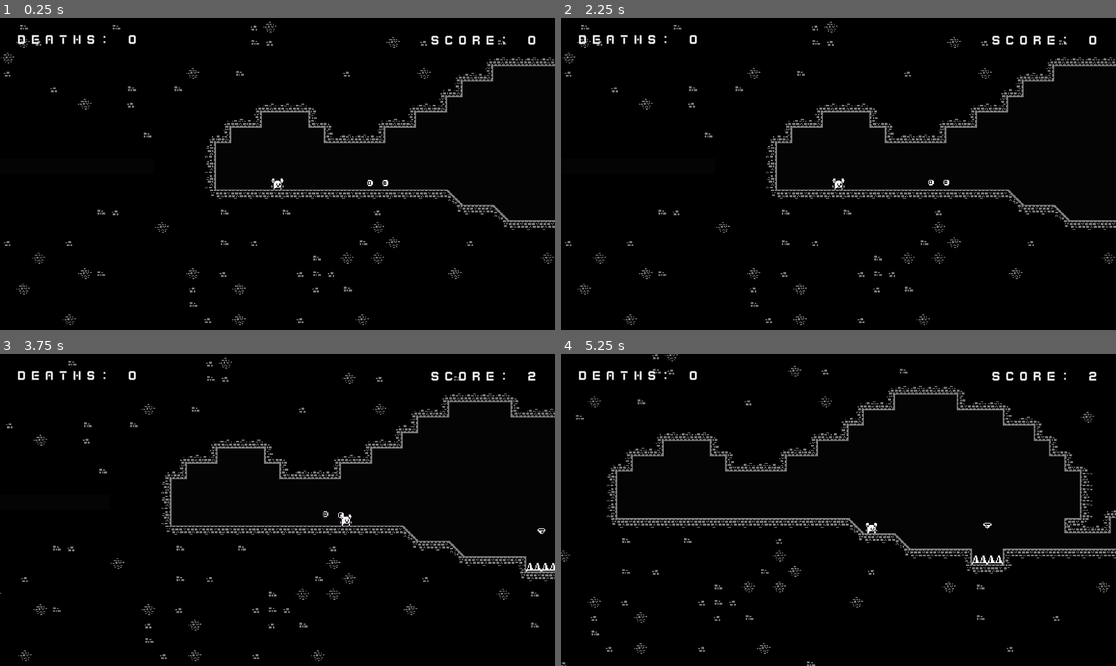
Above: before the commit, frames 1-4 (two rows, left to right).
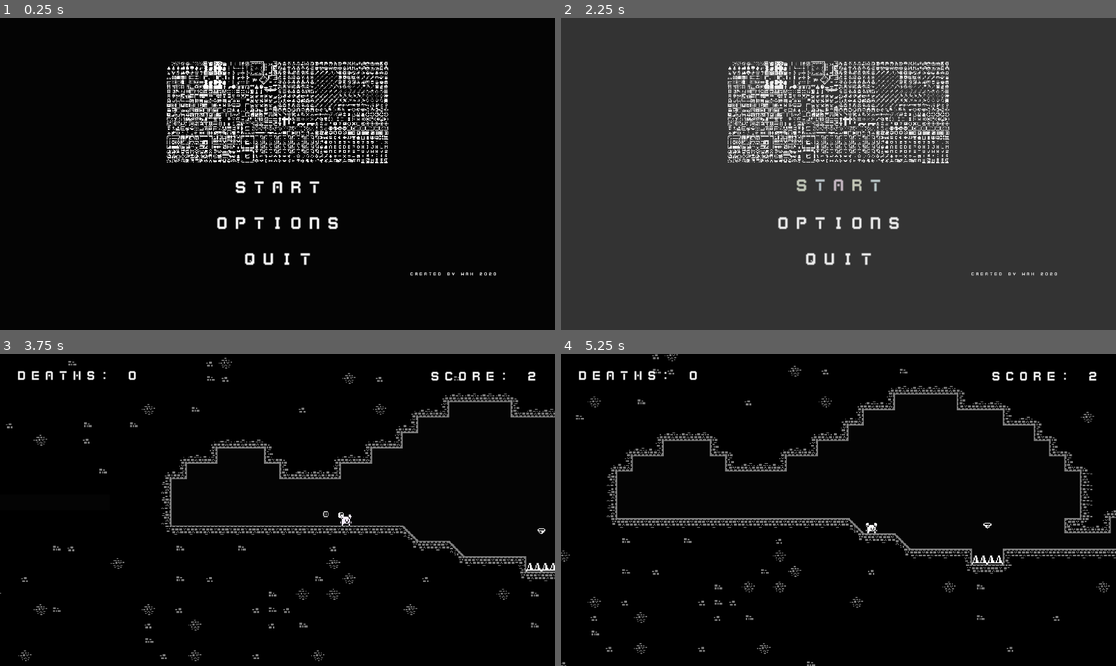
Above: after the commit, the same moments.

Repository: jlzeng-i-got-locked-out-of-rokky258/ColorBlind
Game: Godot game, scene res://assets/Scenes/StartScreen.tscn
Same seed, same stepped clock (60 frames per second), same inputs: the game is played once before the commit and once after it. Before the commit the project starts from res://assets/Scenes/World.tscn.
Inputs (mouse positions are in pixels of both pictures, inside the frame that each line leads up to):
- Up to frame 1 (0.25 s): no input
- Up to frame 2 (2.25 s): click (838, 223) at 0.5 s, where only the run after the commit has a clickable "OPTIONS"; click (838, 223) at 1.25 s, where only the run after the commit has a clickable "OPTIONS[/wave][/center]"; click (838, 189) at 2 s, where only the run after the commit has a clickable "START"
- Up to frame 3 (3.75 s): move the mouse to (399, 494) at 2.77 s; hold D (move_right) from 2.78 s (still down); tap Shift (move_dash) at 2.85, 3.6 s; tap Space (move_jump) at 3.02 s; move the mouse to (166, 525) at 3.52 s
- Up to frame 4 (5.25 s): tap Space (move_jump) at 3.77 s; move the mouse to (894, 441) at 4.27 s; release D (move_right) at 4.28 s; hold A (move_left) 4.28-5.03 s; tap Shift (move_dash) at 4.35, 5.1 s; move the mouse to (810, 572) at 5.02 s; hold D (move_right) from 5.03 s (still down)

The runs differ from the first frame. In frame 1, 9.8% of the frame differs, in the area x 0-100%, y 1-99%; in frame 2, 99%, in the area x 0-100%, y 0-100%; in frame 3, less than 0.1%; in frame 4, less than 0.1%.

Commit message:
Start Menu

Diff:
--- /dev/null
+++ b/assets/Scenes/MenuButton.tscn
@@ -0,0 +1,50 @@
+[gd_scene load_steps=4 format=2]
+
+[ext_resource path="res://assets/Graphics/3.fnt" type="BitmapFont" id=1]
+[ext_resource path="res://assets/Scripts/MenuText.gd" type="Script" id=2]
+
+[sub_resource type="GDScript" id=1]
+script/source = "extends Button
+
+
+
+
+func _on_MenuButton_mouse_entered():
+	$Label.bbcode_text = \"[center][wave]START[/wave][/center]\"
+	print_debug(\"ENTERED\")
+
+
+func _on_MenuButton_mouse_exited():
+	$Label.bbcode_text = \"[center]START[/center]\"
+
+
+"
+
+[node name="MenuButton" type="Button"]
+margin_right = 1520.0
+margin_bottom = 120.0
+rect_min_size = Vector2( 1520, 120 )
+flat = true
+script = SubResource( 1 )
+__meta__ = {
+"_edit_use_anchors_": false
+}
+
+[node name="Label" type="RichTextLabel" parent="."]
+anchor_left = 0.5
+anchor_right = 0.5
+margin_left = -759.0
+margin_top = 28.4678
+margin_right = -259.0
+margin_bottom = 49.4678
+rect_scale = Vector2( 3, 3 )
+custom_fonts/normal_font = ExtResource( 1 )
+bbcode_enabled = true
+bbcode_text = "GODOT INHERITANCE SUCKS"
+text = "GODOT INHERITANCE SUCKS"
+script = ExtResource( 2 )
+__meta__ = {
+"_edit_use_anchors_": false
+}
+[connection signal="mouse_entered" from="Label" to="Label" method="_on_Label_mouse_entered"]
+[connection signal="mouse_exited" from="Label" to="Label" method="_on_Label_mouse_exited"]
--- a/assets/Scenes/Player.tscn
+++ b/assets/Scenes/Player.tscn
@@ -91,6 +91,7 @@
 [node name="Sprite" type="Sprite" parent="."]
 texture = ExtResource( 1 )
 hframes = 6
+frame = 5
 region_enabled = true
 region_rect = Rect2( 288, 112, 96, 16 )
 
--- /dev/null
+++ b/assets/Scenes/StartScreen.tscn
@@ -0,0 +1,260 @@
+[gd_scene load_steps=13 format=2]
+
+[ext_resource path="res://assets/Graphics/3.fnt" type="BitmapFont" id=1]
+[ext_resource path="res://assets/Graphics/monochrome_transparent_packed.png" type="Texture" id=2]
+[ext_resource path="res://assets/Scripts/StartScreen.gd" type="Script" id=3]
+[ext_resource path="res://assets/Scripts/Fade.gd" type="Script" id=4]
+
+[sub_resource type="StyleBoxEmpty" id=6]
+
+[sub_resource type="GDScript" id=5]
+script/source = "extends Button
+
+
+var scene = \"res://assets/Scenes/World.tscn\"
+"
+
+[sub_resource type="GDScript" id=1]
+script/source = "extends RichTextLabel
+var storedText = \"START\"
+
+func _ready():
+	bbcode_text = \"[center]\"+ storedText + \"[/center]\"
+func _on_Label_mouse_entered():
+	bbcode_text = \"[center][wave][rainbow val=0.8 sat=0.1]\"+ storedText + \"[/wave][/center][/rainbow]\"
+	print_debug(\"HELLO\")
+
+
+func _on_Label_mouse_exited():
+	bbcode_text = \"[center]\"+ storedText + \"[/center]\"
+"
+
+[sub_resource type="StyleBoxEmpty" id=7]
+
+[sub_resource type="GDScript" id=2]
+script/source = "extends RichTextLabel
+var storedText = \"OPTIONS\"
+
+func _ready():
+	bbcode_text = \"[center]\"+ storedText + \"[/center]\"
+func _on_Label_mouse_entered():
+	bbcode_text = \"[center][wave][rainbow val=0.8 sat=0.1]\"+ storedText + \"[/wave][/center][/rainbow]\"
+	print_debug(\"HELLO\")
+
+
+func _on_Label_mouse_exited():
+	bbcode_text = \"[center]\"+ storedText + \"[/center]\"
+"
+
+[sub_resource type="StyleBoxEmpty" id=8]
+
+[sub_resource type="GDScript" id=3]
+script/source = "extends RichTextLabel
+var storedText = \"QUIT\"
+
+func _ready():
+	bbcode_text = \"[center]\"+ storedText + \"[/center]\"
+func _on_Label_mouse_entered():
+	bbcode_text = \"[center][wave][rainbow val=0.8 sat=0.1]\"+ storedText + \"[/wave][/center][/rainbow]\"
+	print_debug(\"HELLO\")
+
+
+func _on_Label_mouse_exited():
+	bbcode_text = \"[center]\"+ storedText + \"[/center]\"
+"
+
+[sub_resource type="Animation" id=4]
+resource_name = "Fade IN"
+length = 0.5
+tracks/0/type = "bezier"
+tracks/0/path = NodePath(".:color:r")
+tracks/0/interp = 1
+tracks/0/loop_wrap = true
+tracks/0/imported = false
+tracks/0/enabled = true
+tracks/0/keys = {
+"points": PoolRealArray( 1, -0.25, 0, 0.25, 0, 0, -0.25, 0, 0.25, 0 ),
+"times": PoolRealArray( 0, 0.5 )
+}
+tracks/1/type = "bezier"
+tracks/1/path = NodePath(".:color:g")
+tracks/1/interp = 1
+tracks/1/loop_wrap = true
+tracks/1/imported = false
+tracks/1/enabled = true
+tracks/1/keys = {
+"points": PoolRealArray( 1, -0.25, 0, 0.25, 0, 0, -0.25, 0, 0.25, 0 ),
+"times": PoolRealArray( 0, 0.5 )
+}
+tracks/2/type = "bezier"
+tracks/2/path = NodePath(".:color:b")
+tracks/2/interp = 1
+tracks/2/loop_wrap = true
+tracks/2/imported = false
+tracks/2/enabled = true
+tracks/2/keys = {
+"points": PoolRealArray( 1, -0.25, 0, 0.25, 0, 0, -0.25, 0, 0.25, 0 ),
+"times": PoolRealArray( 0, 0.5 )
+}
+tracks/3/type = "bezier"
+tracks/3/path = NodePath(".:color:a")
+tracks/3/interp = 1
+tracks/3/loop_wrap = true
+tracks/3/imported = false
+tracks/3/enabled = true
+tracks/3/keys = {
+"points": PoolRealArray( 0, -0.25, 0, 0.25, 0, 1, -0.25, 0, 0.25, 0 ),
+"times": PoolRealArray( 0, 0.5 )
+}
+
+[node name="StartScreen" type="Control"]
+anchor_right = 1.0
+anchor_bottom = 1.0
+mouse_filter = 1
+script = ExtResource( 3 )
+__meta__ = {
+"_edit_use_anchors_": false
+}
+
+[node name="Menu" type="VBoxContainer" parent="."]
+margin_left = 200.0
+margin_top = 150.0
+margin_right = 1720.0
+margin_bottom = 930.0
+__meta__ = {
+"_edit_use_anchors_": false
+}
+
+[node name="Logo" type="TextureRect" parent="Menu"]
+margin_right = 1520.0
+margin_bottom = 352.0
+texture = ExtResource( 2 )
+stretch_mode = 4
+
+[node name="CenterRow" type="HBoxContainer" parent="Menu"]
+margin_top = 356.0
+margin_right = 1520.0
+margin_bottom = 780.0
+size_flags_vertical = 3
+
+[node name="Buttons" type="VBoxContainer" parent="Menu/CenterRow"]
+margin_right = 1520.0
+margin_bottom = 424.0
+size_flags_horizontal = 3
+size_flags_vertical = 3
+alignment = 1
+
+[node name="StartButton" type="Button" parent="Menu/CenterRow/Buttons"]
+margin_top = 28.0
+margin_right = 1520.0
+margin_bottom = 148.0
+rect_min_size = Vector2( 1520, 120 )
+custom_styles/focus = SubResource( 6 )
+flat = true
+script = SubResource( 5 )
+
+[node name="Label" type="RichTextLabel" parent="Menu/CenterRow/Buttons/StartButton"]
+margin_top = 20.0
+margin_right = 380.0
+margin_bottom = 39.0
+rect_scale = Vector2( 4, 4 )
+mouse_filter = 1
+custom_fonts/normal_font = ExtResource( 1 )
+bbcode_enabled = true
+bbcode_text = "START
+"
+text = "START
+"
+script = SubResource( 1 )
+__meta__ = {
+"_edit_use_anchors_": false
+}
+
+[node name="OptionsButton" type="Button" parent="Menu/CenterRow/Buttons"]
+margin_top = 152.0
+margin_right = 1520.0
+margin_bottom = 272.0
+rect_min_size = Vector2( 1520, 120 )
+custom_styles/focus = SubResource( 7 )
+flat = true
+
+[node name="Label" type="RichTextLabel" parent="Menu/CenterRow/Buttons/OptionsButton"]
+margin_top = 20.0
+margin_right = 380.0
+margin_bottom = 39.0
+rect_scale = Vector2( 4, 4 )
+mouse_filter = 1
+custom_fonts/normal_font = ExtResource( 1 )
+bbcode_enabled = true
+bbcode_text = "START
+"
+text = "START
+"
+script = SubResource( 2 )
+__meta__ = {
+"_edit_use_anchors_": false
+}
+
+[node name="QuitButton" type="Button" parent="Menu/CenterRow/Buttons"]
+margin_top = 276.0
+margin_right = 1520.0
+margin_bottom = 396.0
+rect_min_size = Vector2( 1520, 120 )
+custom_styles/focus = SubResource( 8 )
+flat = true
+
+[node name="Label" type="RichTextLabel" parent="Menu/CenterRow/Buttons/QuitButton"]
+margin_top = 20.0
+margin_right = 380.0
+margin_bottom = 39.0
+rect_scale = Vector2( 4, 4 )
+mouse_filter = 1
+custom_fonts/normal_font = ExtResource( 1 )
+bbcode_enabled = true
+bbcode_text = "START
+"
+text = "START
+"
+script = SubResource( 3 )
+__meta__ = {
+"_edit_use_anchors_": false
+}
+
+[node name="FlavorText" type="RichTextLabel" parent="."]
+margin_left = 200.0
+margin_top = 878.0
+margin_right = 1720.0
+margin_bottom = 938.0
+rect_min_size = Vector2( 1520, 60 )
+custom_fonts/normal_font = ExtResource( 1 )
+bbcode_enabled = true
+bbcode_text = "[right]CREATED BY WAH 2020[/right]"
+text = "CREATED BY WAH 2020"
+__meta__ = {
+"_edit_use_anchors_": false
+}
+
+[node name="Fade" type="ColorRect" parent="."]
+visible = false
+anchor_right = 1.0
+anchor_bottom = 1.0
+mouse_filter = 2
+color = Color( 0, 0, 0, 1 )
+script = ExtResource( 4 )
+__meta__ = {
+"_edit_use_anchors_": false
+}
+
+[node name="AnimationPlayer" type="AnimationPlayer" parent="Fade"]
+"anims/Fade IN" = SubResource( 4 )
+[connection signal="pressed" from="Menu/CenterRow/Buttons/StartButton" to="." method="_on_StartButton_pressed"]
+[connection signal="mouse_entered" from="Menu/CenterRow/Buttons/StartButton/Label" to="Menu/CenterRow/Buttons/StartButton/Label" method="_on_Label_mouse_entered"]
+[connection signal="mouse_exited" from="Menu/CenterRow/Buttons/StartButton/Label" to="Menu/CenterRow/Buttons/StartButton/Label" method="_on_Label_mouse_exited"]
+[connection signal="pressed" from="Menu/CenterRow/Buttons/OptionsButton" to="." method="_on_OptionsButton_pressed"]
+[connection signal="mouse_entered" from="Menu/CenterRow/Buttons/OptionsButton/Label" to="Menu/CenterRow/Buttons/OptionsButton/Label" method="_on_Label_mouse_entered"]
+[connection signal="mouse_exited" from="Menu/CenterRow/Buttons/OptionsButton/Label" to="Menu/CenterRow/Buttons/OptionsButton/Label" method="_on_Label_mouse_exited"]
+[connection signal="pressed" from="Menu/CenterRow/Buttons/QuitButton" to="." method="_on_QuitButton_pressed"]
+[connection signal="mouse_entered" from="Menu/CenterRow/Buttons/QuitButton/Label" to="Menu/CenterRow/Buttons/QuitButton/Label" method="_on_Label_mouse_entered"]
+[connection signal="mouse_exited" from="Menu/CenterRow/Buttons/QuitButton/Label" to="Menu/CenterRow/Buttons/QuitButton/Label" method="_on_Label_mouse_exited"]
+[connection signal="fade_finished" from="Fade" to="." method="_on_Fade_fade_finished"]
+[connection signal="animation_finished" from="Fade/AnimationPlayer" to="Fade" method="_on_AnimationPlayer_animation_finished"]
--- /dev/null
+++ b/assets/Scripts/Fade.gd
@@ -0,0 +1,11 @@
+extends ColorRect
+
+
+signal fade_finished
+
+func fade_in():
+	$AnimationPlayer.play("Fade IN")
+
+func _on_AnimationPlayer_animation_finished(_anim_name):
+	print_debug("yes you called?")
+	emit_signal("fade_finished")
--- /dev/null
+++ b/assets/Scripts/MenuText.gd
@@ -0,0 +1,12 @@
+extends RichTextLabel
+var storedText = "START"
+
+func _ready():
+	bbcode_text = "[center]"+ storedText + "[/center]"
+func _on_Label_mouse_entered():
+	bbcode_text = "[center][wave]"+ storedText + "[/wave][/center]"
+	print_debug("HELLO")
+
+
+func _on_Label_mouse_exited():
+	bbcode_text = "[center]"+ storedText + "[/center]"
--- /dev/null
+++ b/assets/Scripts/StartScreen.gd
@@ -0,0 +1,25 @@
+extends Control
+
+var path = ""
+
+# Called when the node enters the scene tree for the first time.
+func _ready():
+	pass
+func _on_StartButton_pressed():
+	print_debug("PRESSED")
+	path = "res://assets/Scenes/World.tscn"
+	$Fade.show()
+	$Fade.fade_in()
+
+func _on_OptionsButton_pressed():
+	print_debug("PRESSED")
+	path = "res://assets/Scenes/World.tscn"
+
+func _on_QuitButton_pressed():
+	print_debug("PRESSED")
+	get_tree().quit()
+
+
+func _on_Fade_fade_finished():
+	print_debug("changing")
+	get_tree().change_scene(path)
--- a/project.godot
+++ b/project.godot
@@ -16,7 +16,7 @@
 [application]
 
 config/name="Color Blind"
-run/main_scene="res://assets/Scenes/World.tscn"
+run/main_scene="res://assets/Scenes/StartScreen.tscn"
 config/icon="res://icon.png"
 
 [autoload]
Not shown: 3 places in assets/Scenes/Player.tscn that only renumber resources
